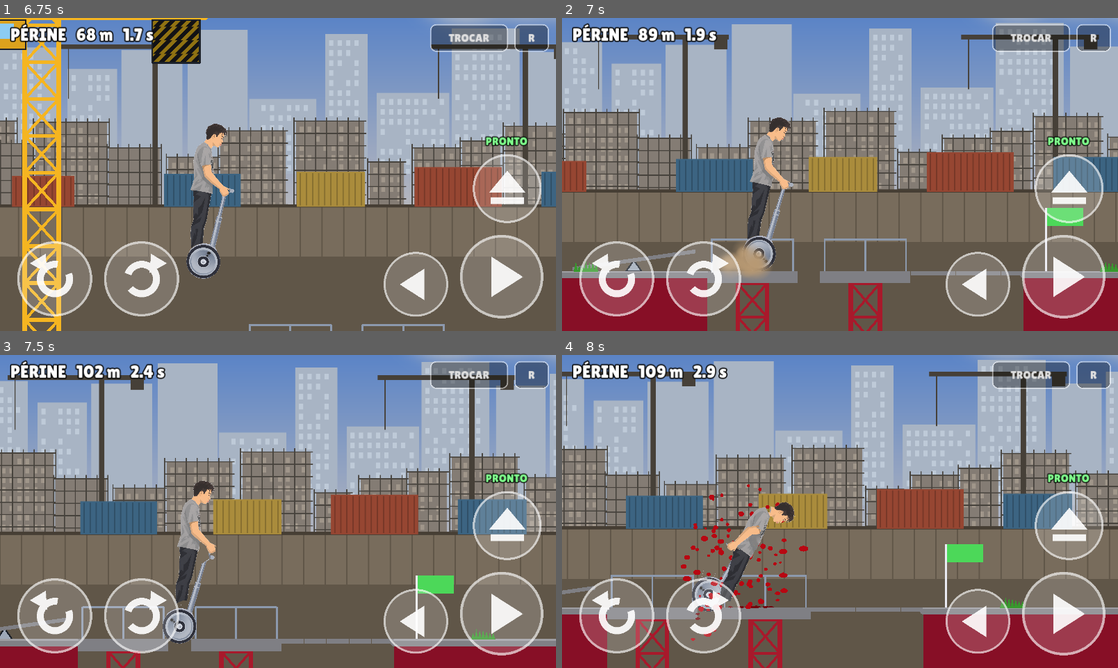
Above: before the commit, frames 1-4 (two rows, left to right).
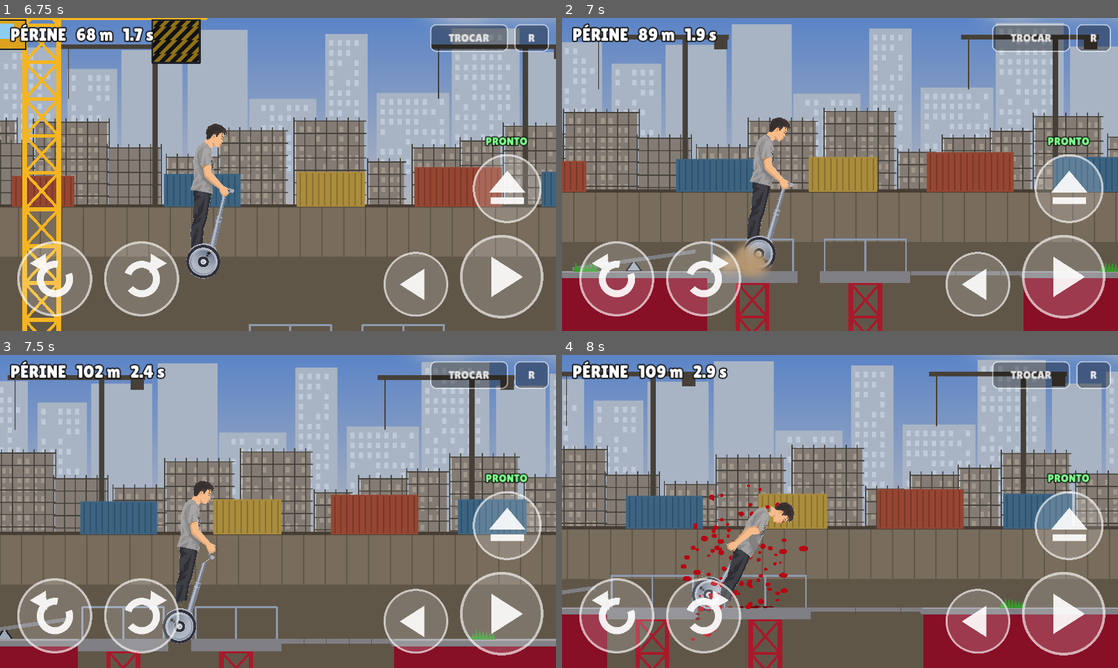
Above: after the commit, the same moments.

Repository: site-oficial-br-y/variant.agencia
Game: Godot game, scene res://levels/Abertura.tscn
The game is run twice, just before and just after one commit, with the same random seed, the same clock (stepped at 60 frames per second) and the same inputs.
Inputs (mouse positions are in pixels of both pictures, inside the frame that each line leads up to):
- Up to frame 1 (6.75 s): tap Enter at 0.5 s; move the mouse to (250, 237) at 0.52 s; hold Right (accelerate) 0.53-1.25 s; tap Space (eject) at 0.6 s; click (250, 237) at 0.67 s; click (511, 290) at 1.25 s; click "FASE 1" at 2 s; click "R" at 2.75 s; click "TROCAR" at 3.5 s; click (511, 290) at 4.25 s; click "FASE 2" at 5 s; move the mouse to (444, 221) at 5.77 s; hold Right (accelerate) 5.78-6.53 s; tap Shift (especial) at 5.85 s; move the mouse to (111, 127) at 6.52 s; hold A from 6.53 s (still down); tap X at 6.6 s
- Up to frame 2 (7 s): keep holding A
- Up to frame 3 (7.5 s): keep holding A; move the mouse to (305, 511) at 7.27 s; tap Space (eject) at 7.35 s; click (305, 511) at 7.42 s
- Up to frame 4 (8 s): keep holding A

Frame 1 is identical in both runs. In frame 2, 0.5% of the frame differs, in the area x 86-94%, y 60-81%; in frame 3, 0.4%; in frame 4, 0.5%.

Commit message:
Bicho Ehn: checkpoints desligados (Game.CHECKPOINTS = false)
Co-Authored-By: Claude Opus 5.5 <noreply@anthropic.com>
Claude-Session: https://claude.ai/code/session_014hX2KsBke7Sq6MsZDXhCCQ

Diff:
--- a/jogo-godot/autoload/Game.gd
+++ b/jogo-godot/autoload/Game.gd
@@ -11,6 +11,7 @@
 const FASES := ["FASE 1", "FASE 2", "FASE 3"]
 const NOMES := {"segway": "PÉRINE", "cadeira": "GABRIEL", "scooter": "GIAN", "monociclo": "ERICK", "gamer": "GORISCH"}
 ## habilidade de cada um (botão especial), sempre com limite de uso
+const CHECKPOINTS := false              # sem checkpoint: morreu, volta pro começo da fase
 const HABILIDADES := {"segway": "salto", "cadeira": "turbo", "scooter": "bomba", "monociclo": "equilibrio", "gamer": "arpao"}
 const RITMO := 3.0                   # mundo 3x mais rápido: queda pesada e ritmo de Happy Wheels
 const ARQ_PROGRESSO := "user://progresso.cfg"
--- a/jogo-godot/levels/Main.gd
+++ b/jogo-godot/levels/Main.gd
@@ -188,13 +188,13 @@
 	var morte := _area(Vector2(chegada.x / 2.0, morte_y), Vector2(absf(chegada.x) * 2.0 + 12000.0, 400))
 	morte.body_entered.connect(func(b: Node2D) -> void:
 		if b.is_in_group("veiculo") or b.is_in_group("piloto"): _fim(false, "buraco"))
-	for c in checkpoints:
+	for c in (checkpoints if Game.CHECKPOINTS else []):
 		var ck: Vector2 = c
 		cps.append(ck)
 		_bandeira(ck.x, ck.y, Color(0.3, 0.85, 0.35))
 		var cp := _area(Vector2(ck.x, ck.y - 600), Vector2(60, 1200))
 		cp.body_entered.connect(_on_checkpoint.bind(ck))
-	if checkpoints.size() > 0:
+	if Game.CHECKPOINTS and checkpoints.size() > 0:
 		cp_x = (checkpoints[0] as Vector2).x
 		cp_chao = (checkpoints[0] as Vector2).y
 	if bandeiras:
